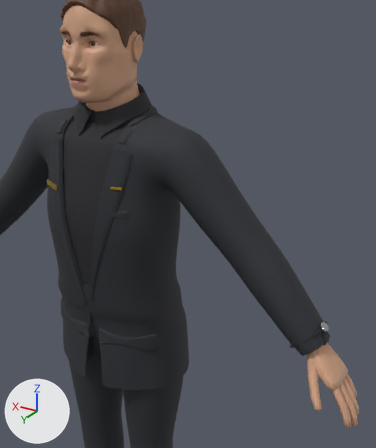
Renders of the glTF model game/assets/characters/char_civilian_sales_b/char_civilian_sales_b.glb from each side of a commit.
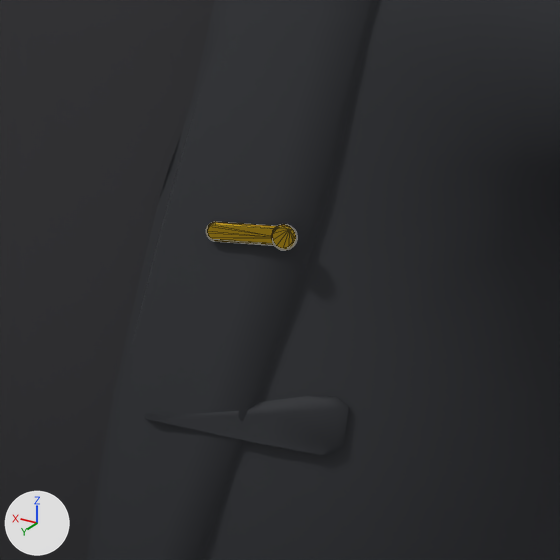
Old and new are each drawn from a 50 mm lens placed at (-0.814, 0.982, 1.761), pointed at (-0.228, 0.006, 1.273) and again close up on the part from 22% to 42% of the width and 35% to 52% of the height. Lighting does not change. The marker at lower left points along +X, +Y and +Z. The older version's two pictures come first. The close-ups show mesh edges as thin lines. Vertices at exactly the same position are counted once.

In view in the first close-up: 'Gear', 'Outfit'.
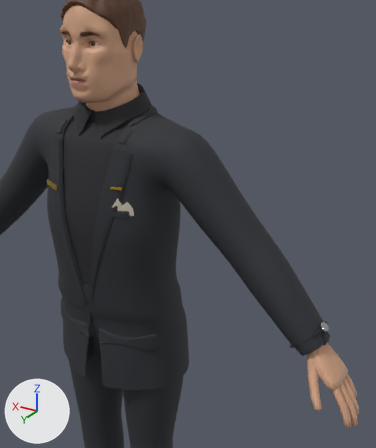
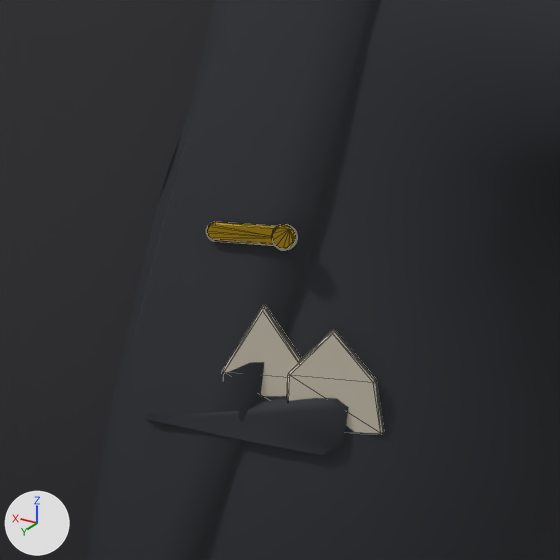
Changed parts and their boxes (x1, y1, x2, y2) in the close-ups (560 x 560 px):
```json
{"object": "Gear", "change": "reshaped", "before": [206, 222, 297, 250], "after": [206, 222, 384, 434]}
{"part": 1, "of": "me_gear", "change": "added", "after": [287, 330, 384, 434], "on screen": "pale yellow"}
{"part": 2, "of": "me_gear", "change": "added", "after": [224, 305, 302, 396], "on screen": "pale yellow"}
```

The change, as JSON lines over the scene's bpy script:
```json
{"op": "add", "block": "mat_m_char_silk_ivory", "code": ["mat_m_char_silk_ivory = principled_material('M_char_silk_ivory')", "mat_m_char_silk_ivory.base_color = (0.651, 0.597, 0.479)  # pale yellow #d3cbb8", "mat_m_char_silk_ivory.roughness = 0.45"]}
{"block": "me_gear", "where": "# used by ob_gear; location = (0.0, 0.0, 0.0)"}
{"op": "remove", "block": "me_gear", "code": "me_gear.from_pydata(...)  # 358 vertices, 684 faces; spans x -0.586..0.13, y -0.044..0.125, z 1.035..1.373"}
{"op": "add", "block": "me_gear", "code": "me_gear.from_pydata(...)  # 414 vertices, 788 faces; spans x -0.586..0.13, y -0.044..0.125, z 1.035..1.373"}
{"block": "me_gear", "change": "me_gear part 1: a new loose piece of 30 vertices spanning x -0.136..-0.108, y 0.091..0.107, z 1.304..1.339, in mat_m_char_silk_ivory (pale yellow #d3cbb8)"}
{"block": "me_gear", "change": "me_gear part 2: a new loose piece of 26 vertices spanning x -0.118..-0.088, y 0.099..0.116, z 1.304..1.346, in mat_m_char_silk_ivory (pale yellow #d3cbb8)"}
{"op": "add", "block": "me_gear", "code": "me_gear.materials.append(mat_m_char_silk_ivory)  # pale yellow #d3cbb8"}
```
